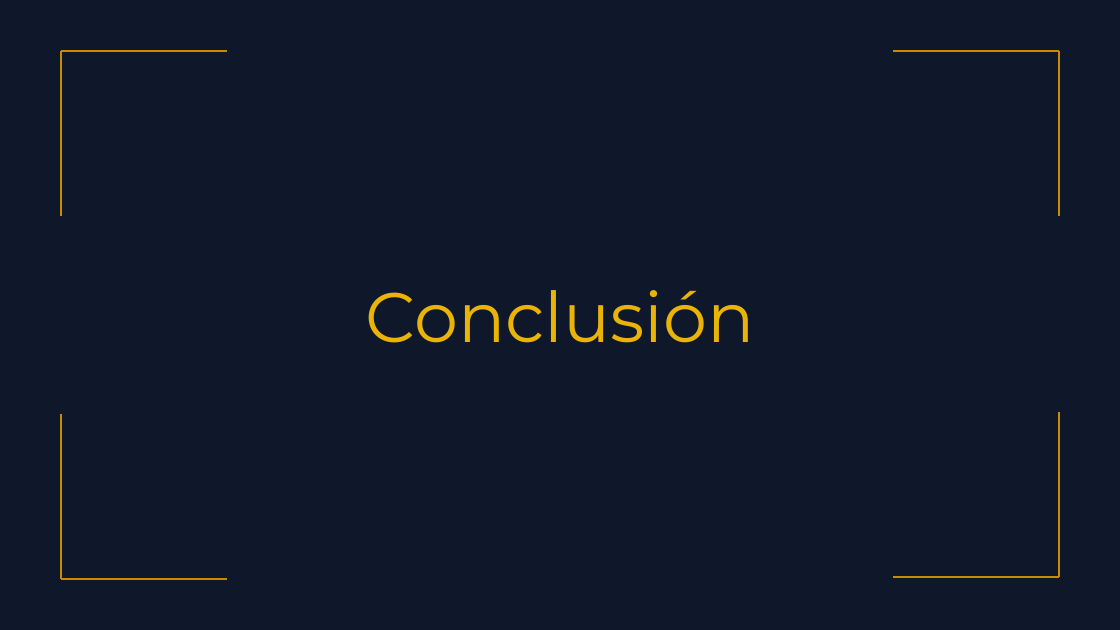
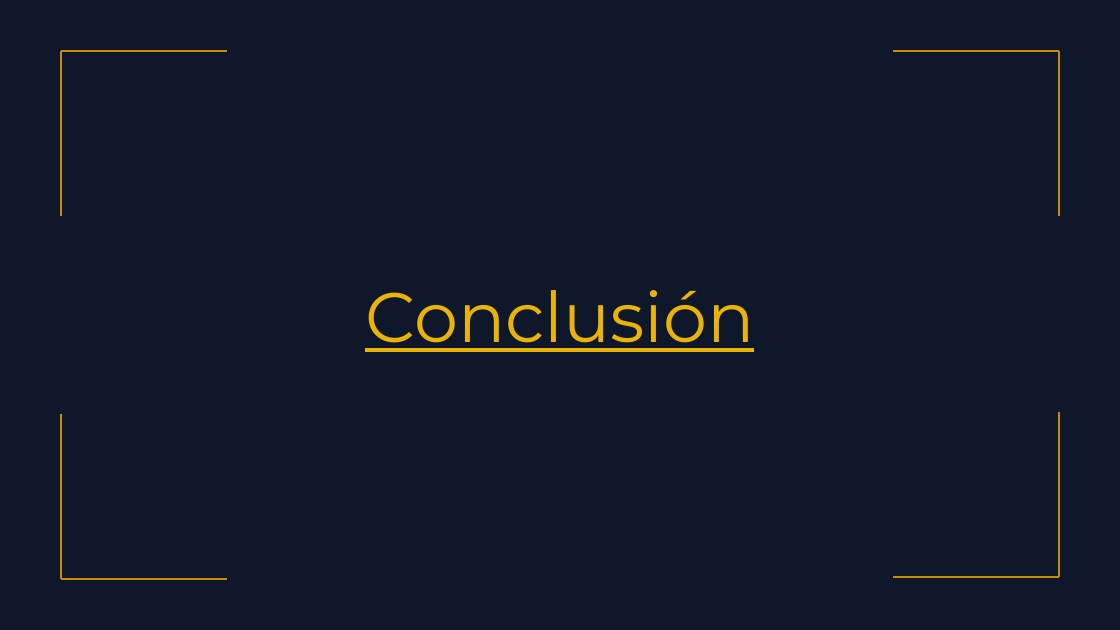
Before and after one commit to Volcos/AntonioVaras, a slide deck: slide 11 of Aldo Alberto Martinez Ordenes/PTY4614_Capstone_004D/Equipo/Fase 1/Evidencias Grupales/Presentación EventApp.pptx. Drawn at 1120x630 pixels with LibreOffice and Linux fonts; fonts in the diff are those of the drawing. Boxes give left, top, right and bottom in pixels: in the first picture for what was removed or moved away, otherwise in the second. Text is boxed around its words. In the diff, an @@ line names an element or a change of style, - is before the commit and + after.

```diff
--- a/Aldo Alberto Martinez Ordenes/PTY4614_Capstone_004D/Equipo/Fase 1/Evidencias Grupales/Presentación EventApp.pptx
+++ b/Aldo Alberto Martinez Ordenes/PTY4614_Capstone_004D/Equipo/Fase 1/Evidencias Grupales/Presentación EventApp.pptx
@@ title "Conclusión" at [365,290,754,352]: underline on @@
```
Also in this commit, not shown: 8 other slides changed.
